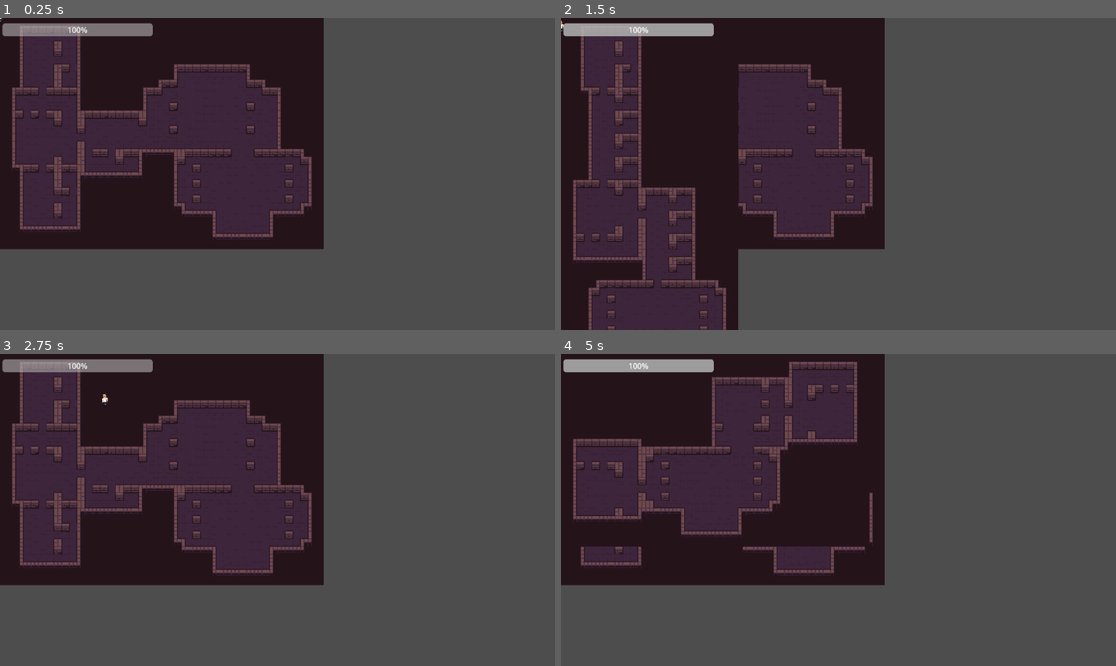
Above: before the commit, frames 1-4 (two rows, left to right).
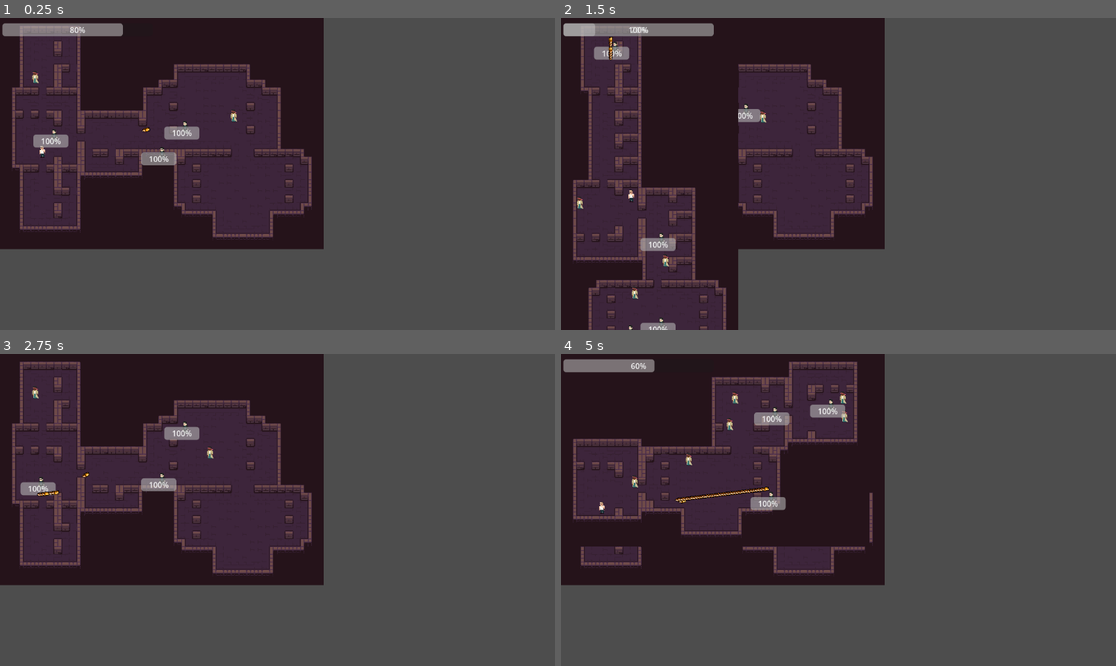
Above: after the commit, the same moments.

Repository: ante-perkovic/ludum-dare
Game: Godot game, scene res://Scenes/Game.tscn
The game is run twice, just before and just after one commit, with the same random seed, the same clock (stepped at 60 frames per second) and the same inputs. This scene is started directly instead of the project's main scene.
Inputs (mouse positions are in pixels of both pictures, inside the frame that each line leads up to):
- Up to frame 1 (0.25 s): no input
- Up to frame 2 (1.5 s): move the mouse to (960, 158) at 0.52 s; hold D (right) 0.53-1.28 s; hold E (interact) 0.53-1.28 s; move the mouse to (727, 189) at 1.27 s; hold S (down) from 1.28 s (still down); tap T (next_level_tmp) at 1.35 s
- Up to frame 3 (2.75 s): move the mouse to (333, 441) at 2.02 s; release S (down) at 2.03 s; hold D (right) from 2.03 s (still down); hold R (prev_level_tmp) from 2.03 s (still down)
- Up to frame 4 (5 s): move the mouse to (810, 572) at 2.77 s; release D (right) at 2.78 s; release R (prev_level_tmp) at 2.78 s; hold W (up) 2.78-3.53 s; tap Space (spacebar) at 2.85 s; move the mouse to (1005, 556) at 3.52 s; hold E (interact) 3.53-4.28 s; hold A (left) from 3.53 s (still down); move the mouse to (672, 463) at 4.27 s; tap T (next_level_tmp) at 4.35 s

The runs differ from the first frame. In frame 1, 1.2% of the frame differs, in the area x 0-43%, y 0-48%; in frame 2, 1.9%; in frame 3, 2.1%; in frame 4, 2.4%, in the area x 0-52%, y 1-52%.

Commit message:
Enemy sprites

Diff:
--- a/ludumdaregame/Characters/enemy.tscn
+++ b/ludumdaregame/Characters/enemy.tscn
@@ -1,18 +1,33 @@
-[gd_scene load_steps=4 format=3 uid="uid://crv52otjvhjtb"]
+[gd_scene load_steps=6 format=3 uid="uid://crv52otjvhjtb"]
 
 [ext_resource type="Script" uid="uid://esujh4ng0sxw" path="res://Characters/enemy.gd" id="1_rtu5t"]
-[ext_resource type="Texture2D" uid="uid://b37yj21a2i5ax" path="res://Assets/image.png" id="2_sdfay"]
+[ext_resource type="Texture2D" uid="uid://tycrpea0s6w8" path="res://Assets/characters.png" id="2_rtu5t"]
+
+[sub_resource type="AtlasTexture" id="AtlasTexture_rtu5t"]
+atlas = ExtResource("2_rtu5t")
+region = Rect2(0, 96, 16, 32)
+
+[sub_resource type="SpriteFrames" id="SpriteFrames_kptum"]
+animations = [{
+"frames": [{
+"duration": 1.0,
+"texture": SubResource("AtlasTexture_rtu5t")
+}],
+"loop": true,
+"name": &"default",
+"speed": 5.0
+}]
 
 [sub_resource type="RectangleShape2D" id="RectangleShape2D_rtu5t"]
+size = Vector2(15, 20)
 
 [node name="Enemy" type="CharacterBody2D" groups=["enemy"]]
 script = ExtResource("1_rtu5t")
+enemy_move_speed = 30.0
 
-[node name="Sprite2D" type="Sprite2D" parent="." groups=["enemy"]]
-texture = ExtResource("2_sdfay")
-
-[node name="CollisionShape2D" type="CollisionShape2D" parent="." groups=["enemy"]]
-shape = SubResource("RectangleShape2D_rtu5t")
+[node name="AnimatedSprite2D" type="AnimatedSprite2D" parent="."]
+sprite_frames = SubResource("SpriteFrames_kptum")
+centered = false
 
 [node name="HealthBar" type="ProgressBar" parent="."]
 offset_left = -35.0
@@ -20,3 +35,6 @@
 offset_right = 38.0
 offset_bottom = 44.0
 value = 100.0
+
+[node name="CollisionShape2D" type="CollisionShape2D" parent="." groups=["enemy"]]
+shape = SubResource("RectangleShape2D_rtu5t")
--- a/ludumdaregame/Characters/npc.gd
+++ b/ludumdaregame/Characters/npc.gd
@@ -5,6 +5,7 @@
 var is_moving := false  # Track if NPC is currently moving
 
 @onready var behavior_timer := Timer.new()
+@export var is_dreaming = false # Track if this npc is a special NPC that is dreaming
 
 func _ready():
 	randomize()
--- a/ludumdaregame/Characters/npc.tscn
+++ b/ludumdaregame/Characters/npc.tscn
@@ -1,7 +1,22 @@
-[gd_scene load_steps=4 format=3 uid="uid://ut4nv5i3oc5s"]
+[gd_scene load_steps=6 format=3 uid="uid://ut4nv5i3oc5s"]
 
 [ext_resource type="Script" uid="uid://8j6wn66otta5" path="res://Characters/npc.gd" id="1_32lk6"]
-[ext_resource type="Texture2D" uid="uid://b37yj21a2i5ax" path="res://Assets/image.png" id="1_ideak"]
+[ext_resource type="Texture2D" uid="uid://tycrpea0s6w8" path="res://Assets/characters.png" id="2_6ybb6"]
+
+[sub_resource type="AtlasTexture" id="AtlasTexture_ltij8"]
+atlas = ExtResource("2_6ybb6")
+region = Rect2(0, 128, 16, 32)
+
+[sub_resource type="SpriteFrames" id="SpriteFrames_32lk6"]
+animations = [{
+"frames": [{
+"duration": 1.0,
+"texture": SubResource("AtlasTexture_ltij8")
+}],
+"loop": true,
+"name": &"default",
+"speed": 5.0
+}]
 
 [sub_resource type="RectangleShape2D" id="RectangleShape2D_64dcp"]
 size = Vector2(12, 25)
@@ -9,8 +24,8 @@
 [node name="NPC" type="CharacterBody2D" groups=["npc"]]
 script = ExtResource("1_32lk6")
 
-[node name="Sprite2D" type="Sprite2D" parent="."]
-texture = ExtResource("1_ideak")
+[node name="AnimatedSprite2D" type="AnimatedSprite2D" parent="."]
+sprite_frames = SubResource("SpriteFrames_32lk6")
 
 [node name="CollisionShape2D" type="CollisionShape2D" parent="."]
 position = Vector2(0, -2.5)
--- a/ludumdaregame/Characters/projectile.tscn
+++ b/ludumdaregame/Characters/projectile.tscn
@@ -1,11 +1,17 @@
-[gd_scene load_steps=3 format=3 uid="uid://bl2fh1rdgax3c"]
+[gd_scene load_steps=5 format=3 uid="uid://bl2fh1rdgax3c"]
 
 [ext_resource type="Script" uid="uid://bk1tb0ktmsk5t" path="res://Characters/projectile.gd" id="1_cquv2"]
+[ext_resource type="Texture2D" uid="uid://tycrpea0s6w8" path="res://Assets/characters.png" id="2_5jp1e"]
 
 [sub_resource type="CircleShape2D" id="CircleShape2D_5jp1e"]
 
+[sub_resource type="AtlasTexture" id="AtlasTexture_n0cff"]
+atlas = ExtResource("2_5jp1e")
+region = Rect2(176, 24, 16, 8)
+
 [node name="Projectile" type="Node2D"]
 script = ExtResource("1_cquv2")
+speed = 300
 
 [node name="Area2D" type="Area2D" parent="."]
 
@@ -13,5 +19,8 @@
 shape = SubResource("CircleShape2D_5jp1e")
 debug_color = Color(0.939871, 0.168677, 0.454205, 0.42)
 
+[node name="Sprite2D" type="Sprite2D" parent="."]
+texture = SubResource("AtlasTexture_n0cff")
+
 [connection signal="body_entered" from="Area2D" to="." method="_on_area_2d_body_entered"]
 [connection signal="tree_entered" from="Area2D/CollisionShape2D" to="." method="_on_collision_shape_2d_tree_entered"]
--- a/ludumdaregame/Scenes/Level.tscn
+++ b/ludumdaregame/Scenes/Level.tscn
@@ -8,12 +8,19 @@
 [sub_resource type="TileSetAtlasSource" id="TileSetAtlasSource_286st"]
 texture = ExtResource("2_wbw1h")
 0:0/0 = 0
+0:0/0/physics_layer_0/polygon_0/points = PackedVector2Array(-8, -8, 8, -8, 8, 8, -8, 8)
 1:0/0 = 0
+1:0/0/physics_layer_0/polygon_0/points = PackedVector2Array(-8, -8, 8, -8, 8, 8, -8, 8)
 2:0/0 = 0
+2:0/0/physics_layer_0/polygon_0/points = PackedVector2Array(-8, -8, 8, -8, 8, 8, -8, 8)
 3:0/0 = 0
+3:0/0/physics_layer_0/polygon_0/points = PackedVector2Array(-8, -8, 8, -8, 8, 8, -8, 8)
 4:0/0 = 0
+4:0/0/physics_layer_0/polygon_0/points = PackedVector2Array(-8, -8, 8, -8, 8, 8, -8, 8)
 5:0/0 = 0
+5:0/0/physics_layer_0/polygon_0/points = PackedVector2Array(-8, -8, 8, -8, 8, 8, -8, 8)
 6:0/0 = 0
+6:0/0/physics_layer_0/polygon_0/points = PackedVector2Array(-8, -8, 8, -8, 8, 8, -8, 8)
 7:0/0 = 0
 8:0/0 = 0
 9:0/0 = 0
@@ -28,17 +35,17 @@
 18:0/0 = 0
 19:0/0 = 0
 0:1/0 = 0
+0:1/0/physics_layer_0/polygon_0/points = PackedVector2Array(-8, -8, 8, -8, 8, 8, -8, 8)
 1:1/0 = 0
 2:1/0 = 0
 3:1/0 = 0
 4:1/0 = 0
 5:1/0 = 0
+5:1/0/physics_layer_0/polygon_0/points = PackedVector2Array(-8, -8, 8, -8, 8, 8, -8, 8)
 6:1/0 = 0
 6:1/0/physics_layer_0/polygon_0/points = PackedVector2Array(-8, -8, 8, -8, 8, 8, -8, 8)
 7:1/0 = 0
 8:1/0 = 0
-9:1/0 = 0
-9:1/0/physics_layer_0/polygon_0/points = PackedVector2Array(-8, -8, 8, -8, 8, 8, -8, 8)
 10:1/0 = 0
 11:1/0 = 0
 12:1/0 = 0
@@ -46,12 +53,15 @@
 16:1/0 = 0
 19:1/0 = 0
 0:2/0 = 0
+0:2/0/physics_layer_0/polygon_0/points = PackedVector2Array(-8, -8, 8, -8, 8, 8, -8, 8)
 1:2/0 = 0
 2:2/0 = 0
 3:2/0 = 0
 4:2/0 = 0
 5:2/0 = 0
+5:2/0/physics_layer_0/polygon_0/points = PackedVector2Array(-8, -8, 8, -8, 8, 8, -8, 8)
 6:2/0 = 0
+6:2/0/physics_layer_0/polygon_0/points = PackedVector2Array(-8, -8, 8, -8, 8, 8, -8, 8)
 7:2/0 = 0
 8:2/0 = 0
 9:2/0 = 0
@@ -62,11 +72,13 @@
 16:2/0 = 0
 19:2/0 = 0
 0:3/0 = 0
+0:3/0/physics_layer_0/polygon_0/points = PackedVector2Array(-8, -8, 8, -8, 8, 8, -8, 8)
 1:3/0 = 0
 2:3/0 = 0
 3:3/0 = 0
 4:3/0 = 0
 5:3/0 = 0
+5:3/0/physics_layer_0/polygon_0/points = PackedVector2Array(-8, -8, 8, -8, 8, 8, -8, 8)
 6:3/0 = 0
 7:3/0 = 0
 8:3/0 = 0
@@ -82,11 +94,17 @@
 18:3/0 = 0
 19:3/0 = 0
 0:4/0 = 0
+0:4/0/physics_layer_0/polygon_0/points = PackedVector2Array(-8, -8, 8, -8, 8, 8, -8, 8)
 1:4/0 = 0
+1:4/0/physics_layer_0/polygon_0/points = PackedVector2Array(-8, -8, 8, -8, 8, 8, -8, 8)
 2:4/0 = 0
+2:4/0/physics_layer_0/polygon_0/points = PackedVector2Array(-8, -8, 8, -8, 8, 8, -8, 8)
 3:4/0 = 0
+3:4/0/physics_layer_0/polygon_0/points = PackedVector2Array(-8, -8, 8, -8, 8, 8, -8, 8)
 4:4/0 = 0
+4:4/0/physics_layer_0/polygon_0/points = PackedVector2Array(-8, -8, 8, -8, 8, 8, -8, 8)
 5:4/0 = 0
+5:4/0/physics_layer_0/polygon_0/points = PackedVector2Array(-8, -8, 8, -8, 8, 8, -8, 8)
 6:4/0 = 0
 7:4/0 = 0
 8:4/0 = 0
@@ -102,11 +120,17 @@
 18:4/0 = 0
 19:4/0 = 0
 0:5/0 = 0
+0:5/0/physics_layer_0/polygon_0/points = PackedVector2Array(-8, -8, 8, -8, 8, 8, -8, 8)
 1:5/0 = 0
+1:5/0/physics_layer_0/polygon_0/points = PackedVector2Array(-8, -8, 8, -8, 8, 8, -8, 8)
 2:5/0 = 0
+2:5/0/physics_layer_0/polygon_0/points = PackedVector2Array(-8, -8, 8, -8, 8, 8, -8, 8)
 3:5/0 = 0
+3:5/0/physics_layer_0/polygon_0/points = PackedVector2Array(-8, -8, 8, -8, 8, 8, -8, 8)
 4:5/0 = 0
+4:5/0/physics_layer_0/polygon_0/points = PackedVector2Array(-8, -8, 8, -8, 8, 8, -8, 8)
 5:5/0 = 0
+5:5/0/physics_layer_0/polygon_0/points = PackedVector2Array(-8, -8, 8, -8, 8, 8, -8, 8)
 6:5/0 = 0
 7:5/0 = 0
 8:5/0 = 0
@@ -181,6 +205,7 @@
 7:9/0 = 0
 8:9/0 = 0
 9:9/0 = 0
+9:1/0 = 0
 
 [sub_resource type="TileSet" id="TileSet_q1ycg"]
 physics_layer_0/collision_layer = 1
--- a/ludumdaregame/Scenes/game.gd
+++ b/ludumdaregame/Scenes/game.gd
@@ -16,7 +16,6 @@
 
 func _create_new_level():
 	if current_level:
-		#current_level.pause_mode = Node.PROCESS_MODE_PAUSABLE
 		current_level.set_process(false)
 		get_tree().paused = true
 		level_stack.append(current_level)
--- a/ludumdaregame/Scenes/level.gd
+++ b/ludumdaregame/Scenes/level.gd
@@ -1,22 +1,80 @@
 extends Node2D
 
 var tile_selector = preload("res://scripts/tile_texture_selector.gd")
+var utils = preload("res://scripts/generate_utils.gd")
 
 var on_next_level_callback: Callable
 var on_previous_level_callback: Callable
 
 func create_level():
 	var level_generator = get_node("LevelGenerator")
+	var player = get_node("Player")
+	var tileMapLayer: TileMapLayer = get_node("TileMapLayer")
+	var npc_scene = preload("res://Characters/npc.tscn")
+	var enemy_scene = preload("res://Characters/enemy.tscn")
+
+	var floor_tiles: Array[Vector2i] = []
 	var level_tiles = level_generator.generate_level_tiles()
-
-	var tileMapLayer: TileMapLayer = get_node("TileMapLayer")
 
 	for y in range(len(level_tiles)):
 		for x in range(len(level_tiles[y])):
-			#var tile = level_tiles[y][x]
-			var coords = tile_selector.get_tile_atlas_coords(level_tiles, x, y)
+			var coords = tile_selector.get_tile_texture_coords(level_tiles, x, y)
 			if coords != null:
 				tileMapLayer.set_cell(Vector2i(x, y), 0, coords)
+
+			var tile = level_tiles[y][x]
+			if tile.type == utils.TileType.FLOOR:
+				floor_tiles.append(Vector2i(x, y))
+
+	# Randomize floor tile order for reuse
+	floor_tiles.shuffle()
+
+	# Move player to a random floor tile
+	if player and floor_tiles.size() > 0:
+		var spawn_pos = floor_tiles.pop_back()
+		player.global_position = tileMapLayer.map_to_local(spawn_pos)
+
+	# Spawn special NPCs with is_dreaming = true
+	var num_dreaming = randi() % 4 + 1
+	for i in num_dreaming:
+		if floor_tiles.is_empty(): break
+		var npc = npc_scene.instantiate()
+		npc.is_dreaming = true
+		var pos = floor_tiles.pop_back()
+		npc.global_position = tileMapLayer.map_to_local(pos)
+		add_child(npc)
+
+	# Spawn special NPCs with is_dreaming = false
+	var num_awake = randi() % 4 + 1
+	for i in num_awake:
+		if floor_tiles.is_empty(): break
+		var npc = npc_scene.instantiate()
+		npc.is_dreaming = false
+		var pos = floor_tiles.pop_back()
+		npc.global_position = tileMapLayer.map_to_local(pos)
+		add_child(npc)
+
+	# Spawn enemies (not too close to player)
+	var num_enemies = randi() % 6 + 3
+	var min_distance = 4.0  # tiles
+
+	for i in num_enemies:
+		if floor_tiles.is_empty(): break
+
+		var enemy = enemy_scene.instantiate()
+		var pos: Vector2i
+
+		while true:
+			if floor_tiles.is_empty(): break
+			pos = floor_tiles.pop_back()
+			var distance = player.global_position.distance_to(tileMapLayer.map_to_local(pos)) / tileMapLayer.tile_set.tile_size.x
+			if distance > min_distance:
+				break  # Acceptable spawn
+
+		enemy.global_position = tileMapLayer.map_to_local(pos)
+		add_child(enemy)
+
+
 
 func go_to_next_level():
 	if on_next_level_callback:
--- a/ludumdaregame/main.gd
+++ b/ludumdaregame/main.gd
@@ -2,7 +2,7 @@
 
 
 func _on_btn_start_pressed() -> void:
-	get_tree().change_scene_to_file("res://Game.tscn")
+	get_tree().change_scene_to_file("res://Scenes/Game.tscn")
 
 
 func _on_btn_quit_pressed() -> void:
--- a/ludumdaregame/scripts/tile_texture_selector.gd
+++ b/ludumdaregame/scripts/tile_texture_selector.gd
@@ -7,7 +7,7 @@
 static func get_random_texture(options: Array) -> Vector2i:
 	return options[randi() % options.size()]
 
-static func get_tile_atlas_coords(tiles: Array, x: int, y: int) -> Vector2i:
+static func get_tile_texture_coords(tiles: Array, x: int, y: int) -> Vector2i:
 	var current := utils.get_tile_type(tiles, x, y)
 	var left := utils.get_tile_type(tiles, x - 1, y)
 	var right := utils.get_tile_type(tiles, x + 1, y)
Binary file added: ludumdaregame/Assets/characters.png
Not shown, added: ludumdaregame/Assets/characters.png.import
Not shown: 1 places in ludumdaregame/main.tscn that only renumber resources
